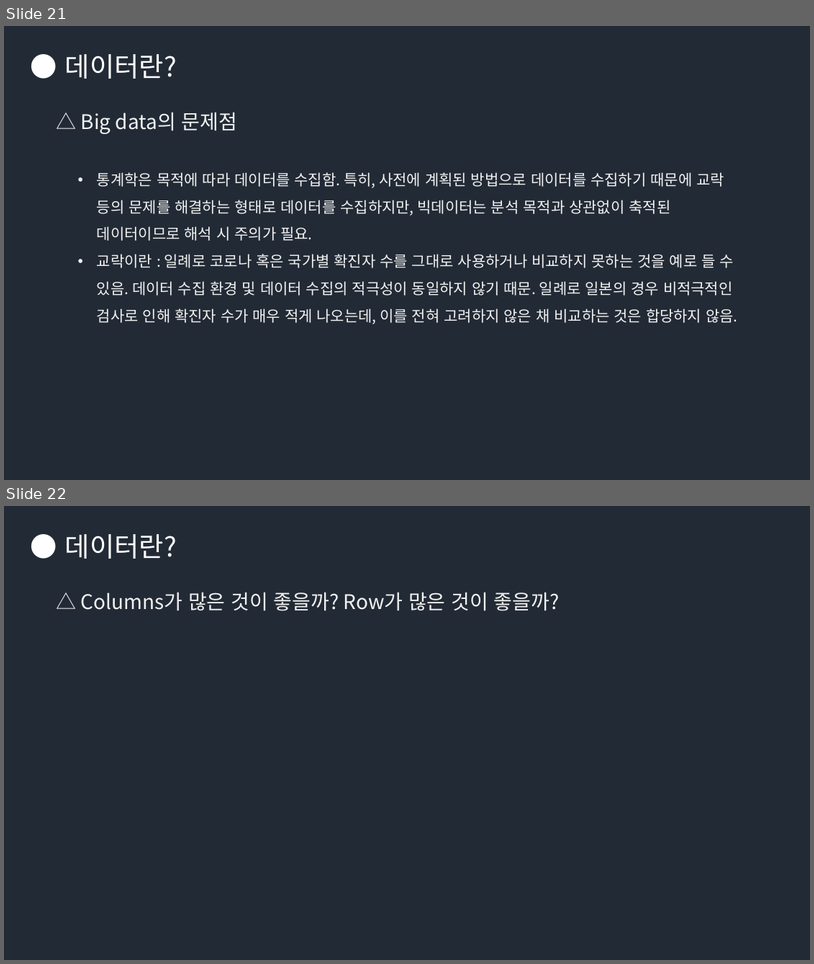
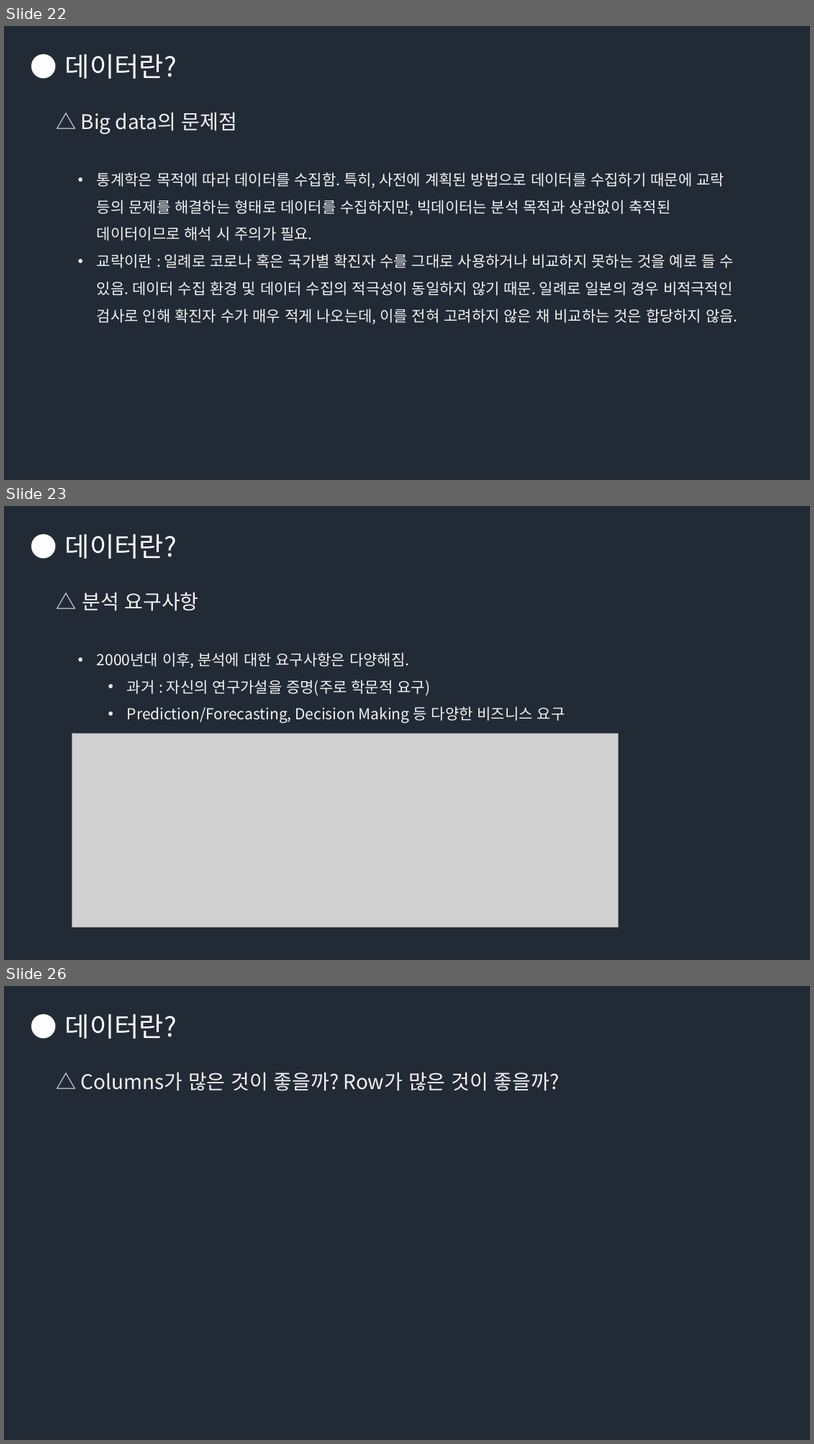
Before and after one commit to Groot-Space/Groot-space.github.io, a slide deck: assets/images/AI/데이터분석, 머신러닝, 딥러닝, AI.pptx. Shown one above the other, each under a label of ours: slides 21 and 22 before the commit, slides 22, 23 and 26 after it; the slides between them are not shown. The pictures are 814x964 and 814x1444 pixels, drawn with LibreOffice and Linux fonts; fonts in the diff are those of the drawing; grey boxes stand for pictures. Boxes give left, top, right and bottom in pixels: in the first picture for what was removed or moved away, otherwise in the second. Text is boxed around its words. In the diff, an @@ line names an element or a change of style, - is before the commit and + after.

```diff
--- a/assets/images/AI/데이터분석, 머신러닝, 딥러닝, AI.pptx
+++ b/assets/images/AI/데이터분석, 머신러닝, 딥러닝, AI.pptx
@@ slide 23 added at bbox=[4, 506, 810, 960], background #222A35 @@
@@ text added at bbox=[65, 534, 177, 559], 32 pt, text #FFFFFF @@
+● 데이터란?
@@ text added at bbox=[82, 592, 199, 611], 24 pt, text #F2F2F2 @@
+△ 분석 요구사항
@@ text added at bbox=[97, 652, 566, 723], 18 pt, text #F2F2F2 @@
+• 2000년대 이후, 분석에 대한 요구사항은 다양해짐.
+  • 과거 : 자신의 연구가설을 증명(주로 학문적 요구)
+  • Prediction/Forecasting, Decision Making 등 다양한 비즈니스 요구
@@ picture added at bbox=[72, 733, 618, 926] @@
@@ what was slide 21 is now slide 22 @@
@@ what was slide 22 is now slide 26 @@
```
Also in this commit, not shown: 3 slides changed, 16 other slides added.
